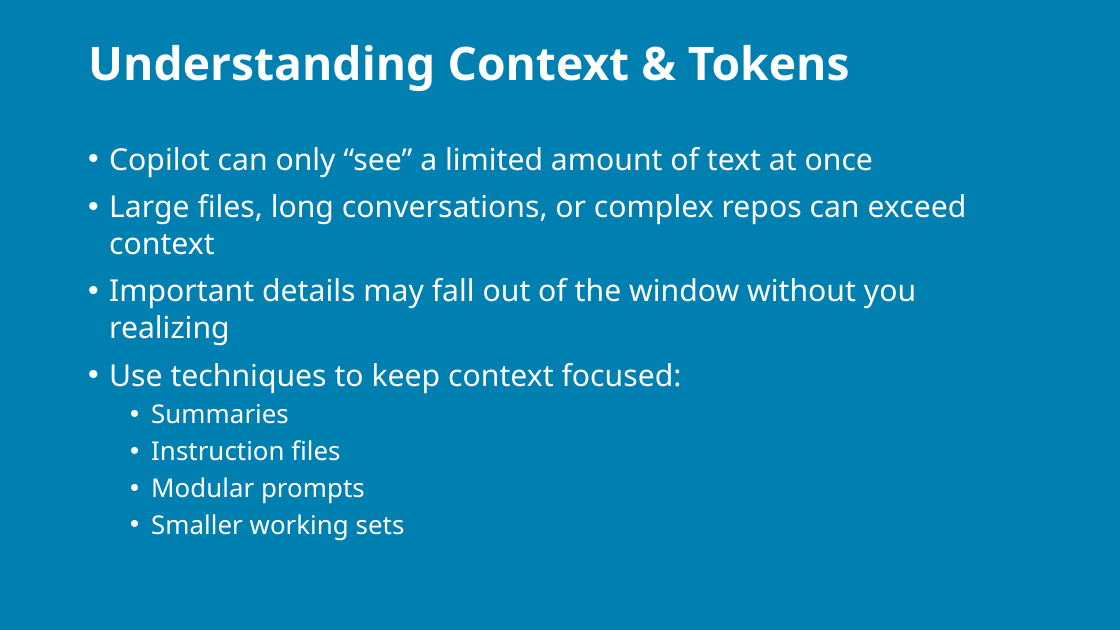
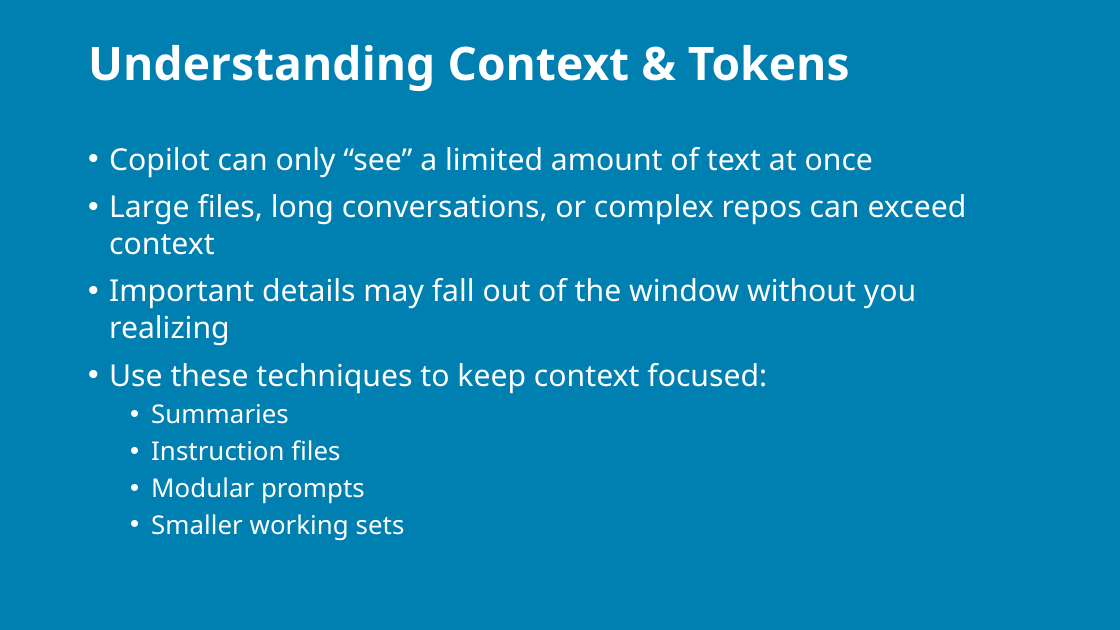
Before and after one commit to j0hnnymiller/AI-Assisted-Software-Development, a slide deck: slide 23 of Slides/AIABSD-2-day-brownfield.pptx. Drawn at 1120x630 pixels with LibreOffice and Linux fonts; fonts in the diff are those of the drawing; background and template pictures are left out. Boxes give left, top, right and bottom in pixels: in the first picture for what was removed or moved away, otherwise in the second. Text is boxed around its words. In the diff, an @@ line names an element or a change of style, - is before the commit and + after.

```diff
--- a/Slides/AIABSD-2-day-brownfield.pptx
+++ b/Slides/AIABSD-2-day-brownfield.pptx
@@ text at box(109, 363, 767, 394): text changed @@
-• Use techniques to keep context focused:
+• Use these techniques to keep context focused:
```
Also in this commit, not shown: 13 other slides changed, 1 other file.
